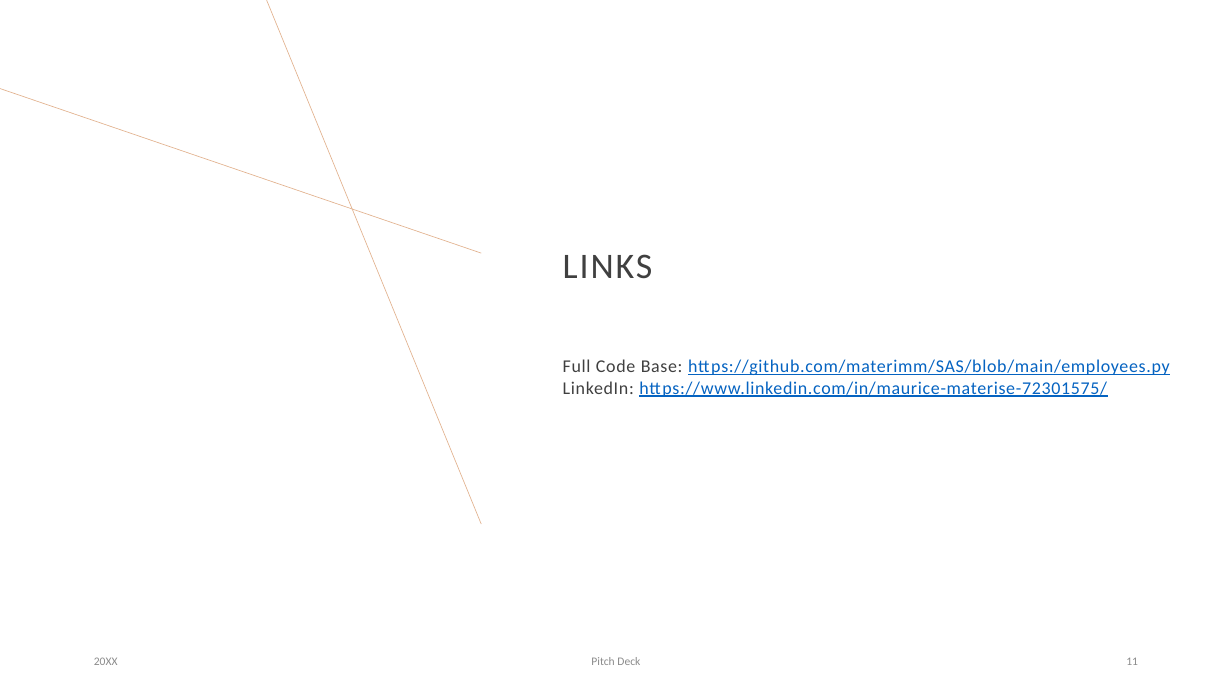
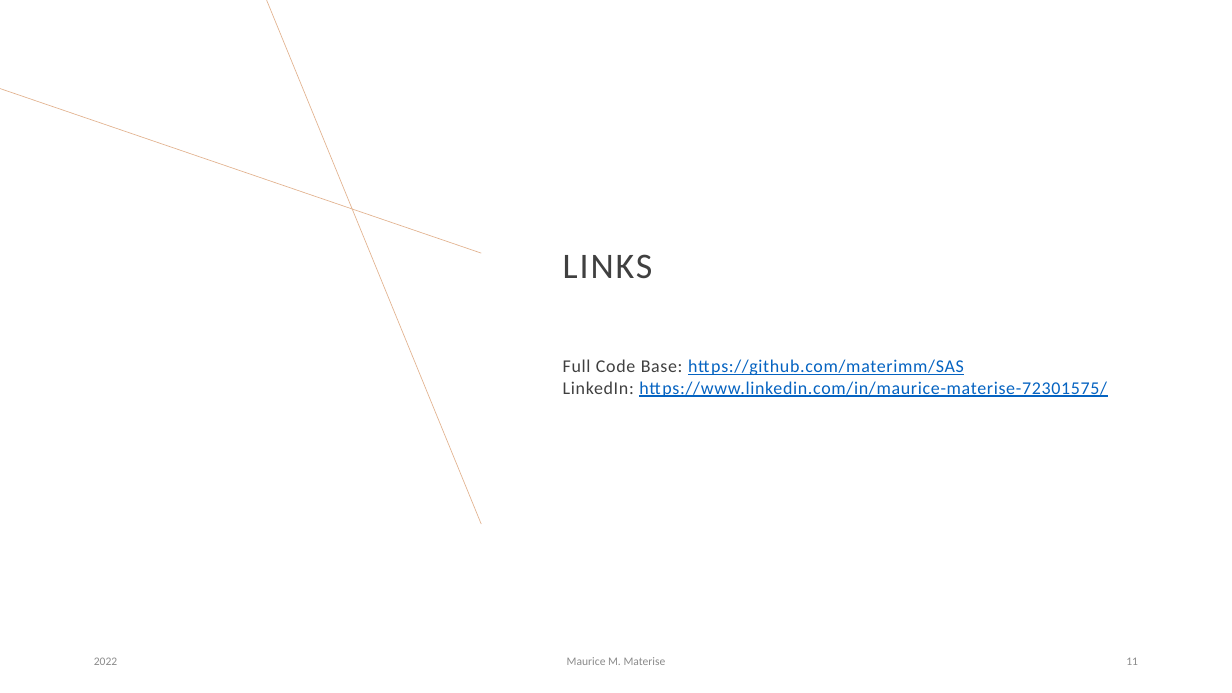
Before and after one commit to materimm/SAS, a slide deck: slide 11 of SAS Interview Presentation.pptx. Drawn at 1232x693 pixels with LibreOffice and Linux fonts; fonts in the diff are those of the drawing. Boxes give left, top, right and bottom in pixels: in the first picture for what was removed or moved away, otherwise in the second. Text is boxed around its words. In the diff, an @@ line names an element or a change of style, - is before the commit and + after.

```diff
--- a/SAS Interview Presentation.pptx
+++ b/SAS Interview Presentation.pptx
@@ text at box(563, 359, 1107, 397): text changed @@
-Full Code Base: https://github.com/materimm/SAS/blob/main/employees.py
-LinkedIn: https://www.linkedin.com/in/maurice-materise-72301575/
+Full Code Base: https://github.com/materimm/SAS
+LinkedIn: https://www.linkedin.com/in/maurice-materise-72301575/
@@ text at box(94, 657, 117, 665): text changed @@
-20XX
+2022
@@ text at box(567, 657, 666, 665): text changed @@
-Pitch Deck
+Maurice M. Materise
```
Also in this commit, not shown: 10 other slides changed.
